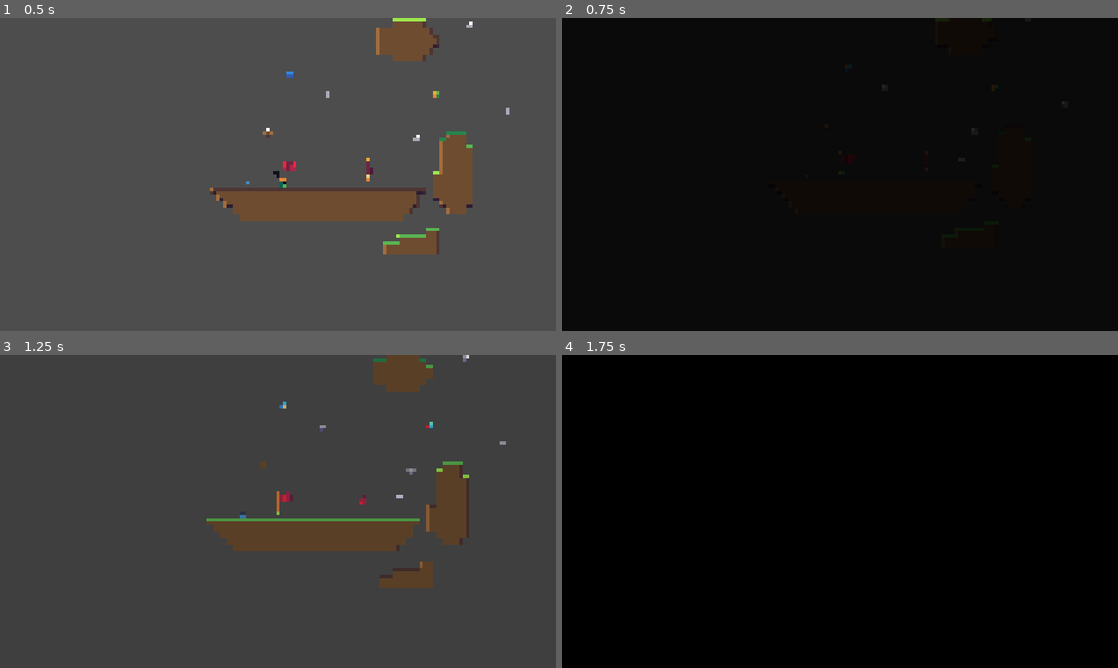
Above: before the commit, frames 1-4 (two rows, left to right).
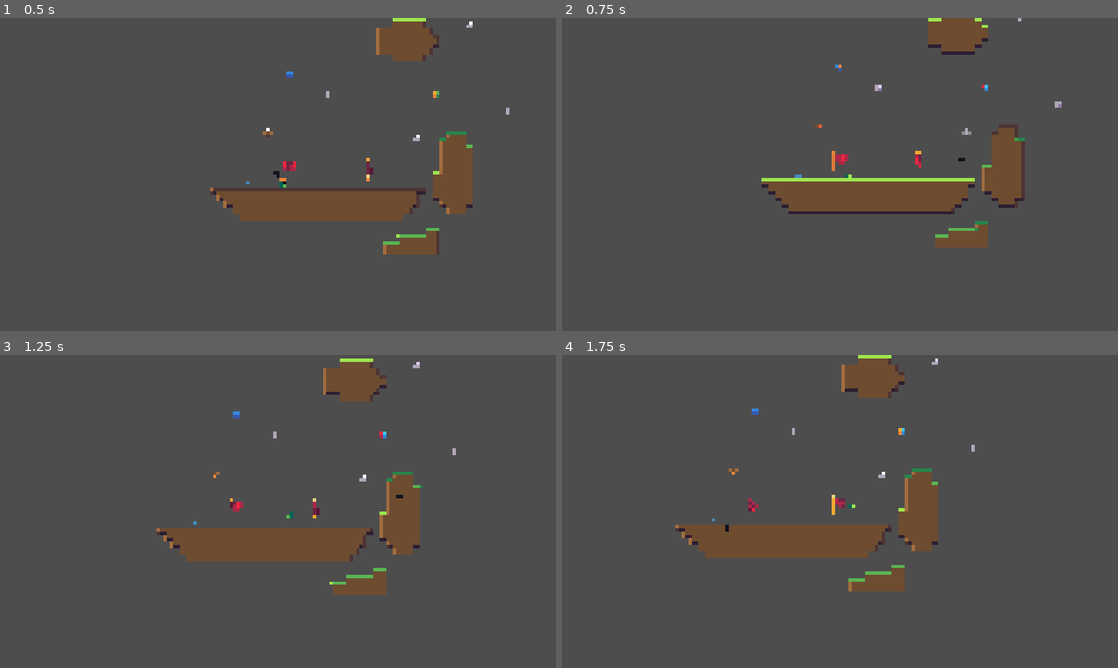
Above: after the commit, the same moments.

Repository: MadAvidCoder/Spin-phibian
Game: Godot game, scene res://scenes/main.tscn
The game is run twice, just before and just after one commit, with the same random seed, the same clock (stepped at 60 frames per second) and the same inputs. The engine's default icon, where the game draws it, is replaced by a stand-in: a white triangle on a blue panel in a dark square.
Inputs (mouse positions are in pixels of both pictures, inside the frame that each line leads up to):
- Up to frame 1 (0.5 s): no input
- Up to frame 2 (0.75 s): tap Enter (ui_accept) at 0.5, 0.6 s; move the mouse to (962, 158) at 0.52 s; hold D (right) from 0.53 s (still down)
- Up to frame 3 (1.25 s): keep holding D (right); tap Space (jump) at 0.77 s
- Up to frame 4 (1.75 s): keep holding D (right); move the mouse to (728, 527) at 1.27 s; click (728, 527) at 1.35 s; tap Space (jump) at 1.52 s; tap Enter (ui_accept) at 1.55 s

Frame 1 is identical in both runs. In frame 2, 100% of the frame differs, in the area x 0-100%, y 0-100%; in frame 3, 9.5%; in frame 4, 100%.

Commit message:
Remove self-kill hotkey

Diff:
--- a/src/scenes/main.tscn
+++ b/src/scenes/main.tscn
@@ -702,10 +702,7 @@
 [node name="Node2D" type="Node2D" unique_id=1309191250]
 
 [node name="world tiles" type="TileMapLayer" parent="." unique_id=1613029502]
-
-
 tile_map_data = PackedByteArray("AAAfAAoAAAAIAAEAAAAgAAoAAAAJAAIAAAAhAAoAAAAJAAIAAAAiAAoAAAAJAAIAAAAjAAoAAAAJAAIAAAAiAA …(4176 unchanged characters)…
-
 tile_set = SubResource("TileSet_kni6c")
 
 [node name="Fader" type="CanvasLayer" parent="." unique_id=1235757295]
--- a/src/scripts/frog.gd
+++ b/src/scripts/frog.gd
@@ -37,10 +37,6 @@
 
 func _ready() -> void:
 	global_position = checkpoint.marker.global_position
-
-func _process(delta: float) -> void:
-	if Input.is_action_just_pressed("ui_accept"):
-		respawn()
 
 func set_checkpoint(point: Checkpoint):
 	checkpoint.sprite.play("going_down")
